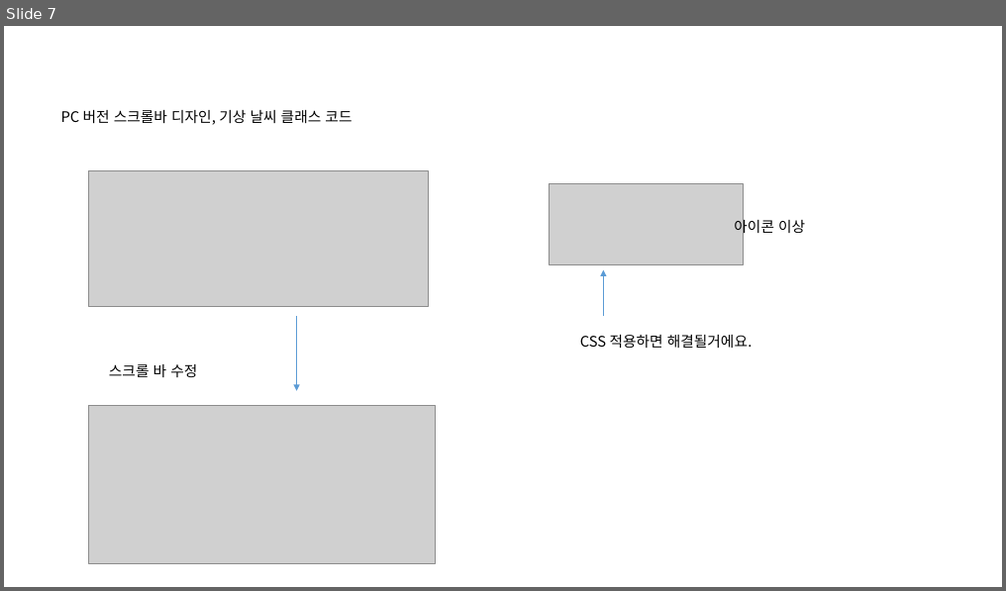
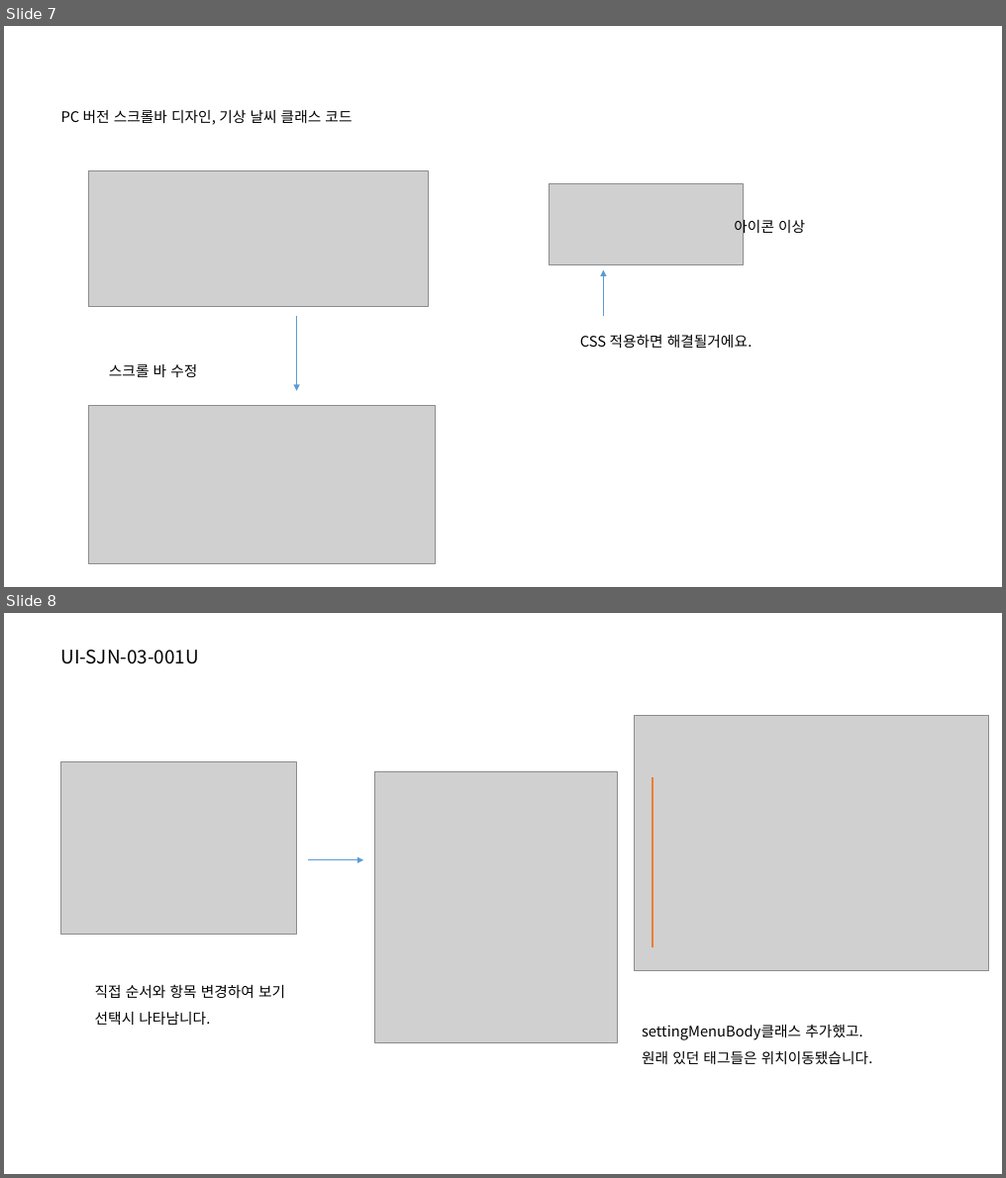
Before and after one commit to jeoungGyy/sejong, a slide deck: ppt/03-28.pptx. Shown one above the other, each under a label of ours: slide 7 before the commit, slides 7 and 8 after it. The pictures are 1006x591 and 1006x1178 pixels, drawn with LibreOffice and Linux fonts; fonts in the diff are those of the drawing; grey boxes stand for pictures. Boxes give left, top, right and bottom in pixels: in the first picture for what was removed or moved away, otherwise in the second. Text is boxed around its words. In the diff, an @@ line names an element or a change of style, - is before the commit and + after.

Commit message:
03-28.pptx 수정 - 8페이지 추가

```diff
--- a/ppt/03-28.pptx
+++ b/ppt/03-28.pptx
@@ slide 8 added at <box>4,613,1002,1174</box>, background #FFFFFF @@
@@ text added at <box>61,650,199,664</box>, 18 pt, text #000000 @@
+UI-SJN-03-001U
@@ picture added at <box>634,715,988,970</box> @@
@@ picture added at <box>60,761,297,935</box> @@
@@ picture added at <box>374,771,618,1043</box> @@
@@ line added from (652, 777) to (652, 949), #ED7D31 1.5 pt @@
@@ arrow added from (309, 861) to (363, 861), #5B9BD5 0.5 pt @@
@@ text added at <box>95,984,285,1025</box>, 14 pt, text #000000 @@
+직접 순서와 항목 변경하여 보기
+선택시 나타남니다.
@@ text added at <box>642,1025,873,1064</box>, 14 pt, text #000000 @@
+settingMenuBody클래스 추가했고.
+원래 있던 태그들은 위치이동됐습니다.
```
Also in this commit, not shown: 5 other files.
